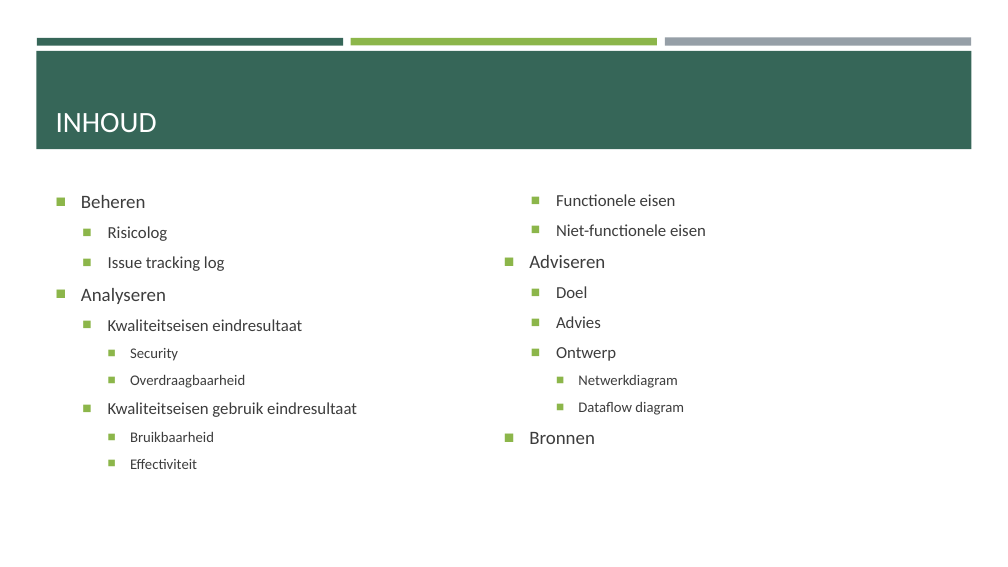
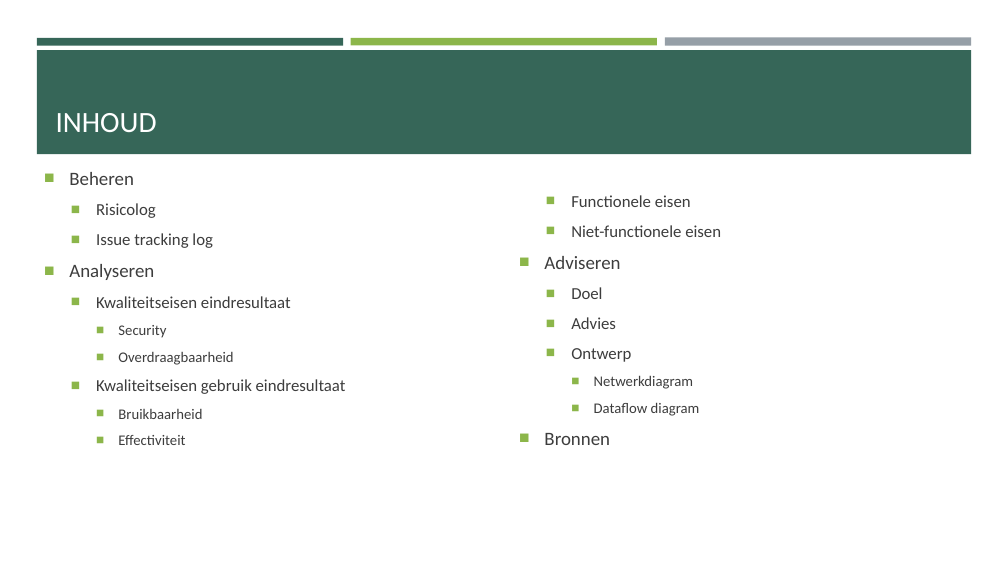
Before and after one commit to LeilaVerbeek/GroepsBank, a slide deck: slide 2 of LeilaVerbeek_0940566_Centralebank_V1.pptx. Drawn at 1008x567 pixels with LibreOffice and Linux fonts; fonts in the diff are those of the drawing. Boxes give left, top, right and bottom in pixels: in the first picture for what was removed or moved away, otherwise in the second. Text is boxed around its words. In the diff, an @@ line names an element or a change of style, - is before the commit and + after.

Commit message:
Aanpassing kolommen bronnen en inhoud ivm classroom bug

```diff
--- a/LeilaVerbeek_0940566_Centralebank_V1.pptx
+++ b/LeilaVerbeek_0940566_Centralebank_V1.pptx
@@ rectangle resized from (x1=36, y1=51, x2=972, y2=149) to (x1=37, y1=50, x2=972, y2=154) @@
@@ text "Beheren" moved from (x1=81, y1=194, x2=706, y2=469) to (x1=69, y1=203, x2=346, y2=445) @@
@@ text "Beheren" at (x1=69, y1=203, x2=346, y2=445): columns 2 to 1 @@
@@ text at (x1=529, y1=194, x2=706, y2=444): paragraphs removed @@
-  ■ Functionele eisen
-  ■ Niet-functionele eisen
-■ Adviseren
-  ■ Doel
-  ■ Advies
-  ■ Ontwerp
-    ■ Netwerkdiagram
-    ■ Dataflow diagram
-■ Bronnen
@@ text added at (x1=544, y1=195, x2=721, y2=445), 16 pt, text #3D3D3D @@
+  ■ Functionele eisen
+  ■ Niet-functionele eisen
+■ Adviseren
+  ■ Doel
+  ■ Advies
+  ■ Ontwerp
+    ■ Netwerkdiagram
+    ■ Dataflow diagram
+■ Bronnen
```
Also in this commit, not shown: 1 other slide changed.
